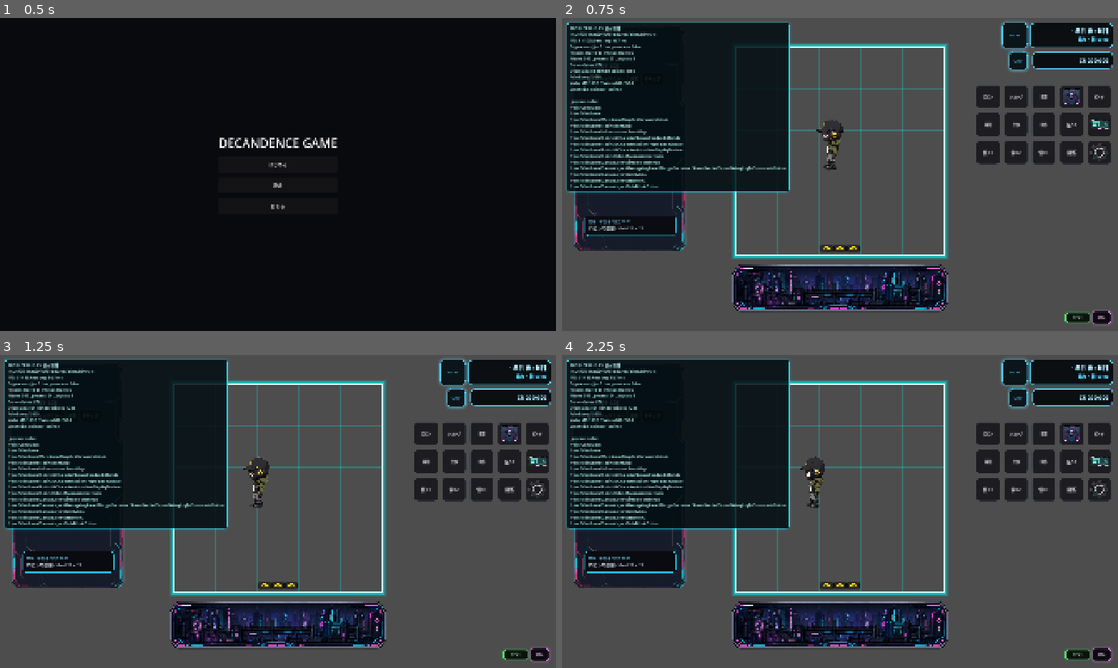
Above: before the commit, frames 1-4 (two rows, left to right).
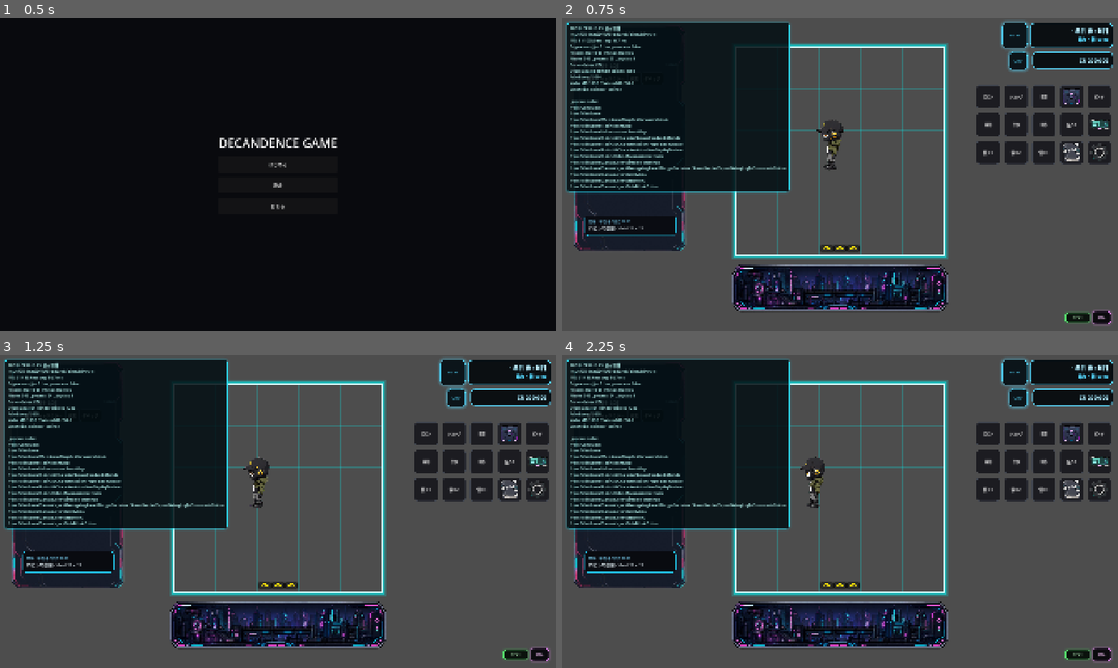
Above: after the commit, the same moments.

Repository: grimoire1089-coder/optimistic
Game: Godot game, scene res://Scenes/Boot/TitleScene.tscn
Same seed, same stepped clock (60 frames per second), same inputs: the game is played once before the commit and once after it. Sound files missing from this copy of the repository are replaced by a short silence.
Inputs (mouse positions are in pixels of both pictures, inside the frame that each line leads up to):
- Up to frame 1 (0.5 s): no input
- Up to frame 2 (0.75 s): click "はじめる" at 0.5 s
- Up to frame 3 (1.25 s): no input
- Up to frame 4 (2.25 s): click (1073, 489) at 1.25 s; click "閉じる" at 2 s

Frame 1 is identical in both runs. In frame 2, 0.1% of the frame differs, in the area x 12-94%, y 20-46%; in frame 3, 0.1%, in the area x 12-94%, y 17-46%; in frame 4, 0.1%.

Commit message:
Apply picture book icon to encyclopedia HUD button

Diff:
--- a/Scenes/UI/HUD/EncyclopediaButton.tscn
+++ b/Scenes/UI/HUD/EncyclopediaButton.tscn
@@ -1,6 +1,7 @@
-[gd_scene load_steps=2 format=3]
+[gd_scene load_steps=3 format=3]
 
 [ext_resource type="Script" path="res://Scripts/UI/HUD/EncyclopediaButton.gd" id="1_encyclopedia_button"]
+[ext_resource type="Texture2D" uid="uid://ubftmh6x6lh0" path="res://Assets/UI/Icons/Picture_book.png" id="2_picture_book_icon"]
 
 [node name="EncyclopediaButton" type="Button"]
 custom_minimum_size = Vector2(80, 80)
@@ -12,5 +13,7 @@
 grow_vertical = 0
 mouse_default_cursor_shape = 2
 focus_mode = 0
-text = "図鑑"
+icon = ExtResource("2_picture_book_icon")
+expand_icon = true
 script = ExtResource("1_encyclopedia_button")
+label_text = ""
